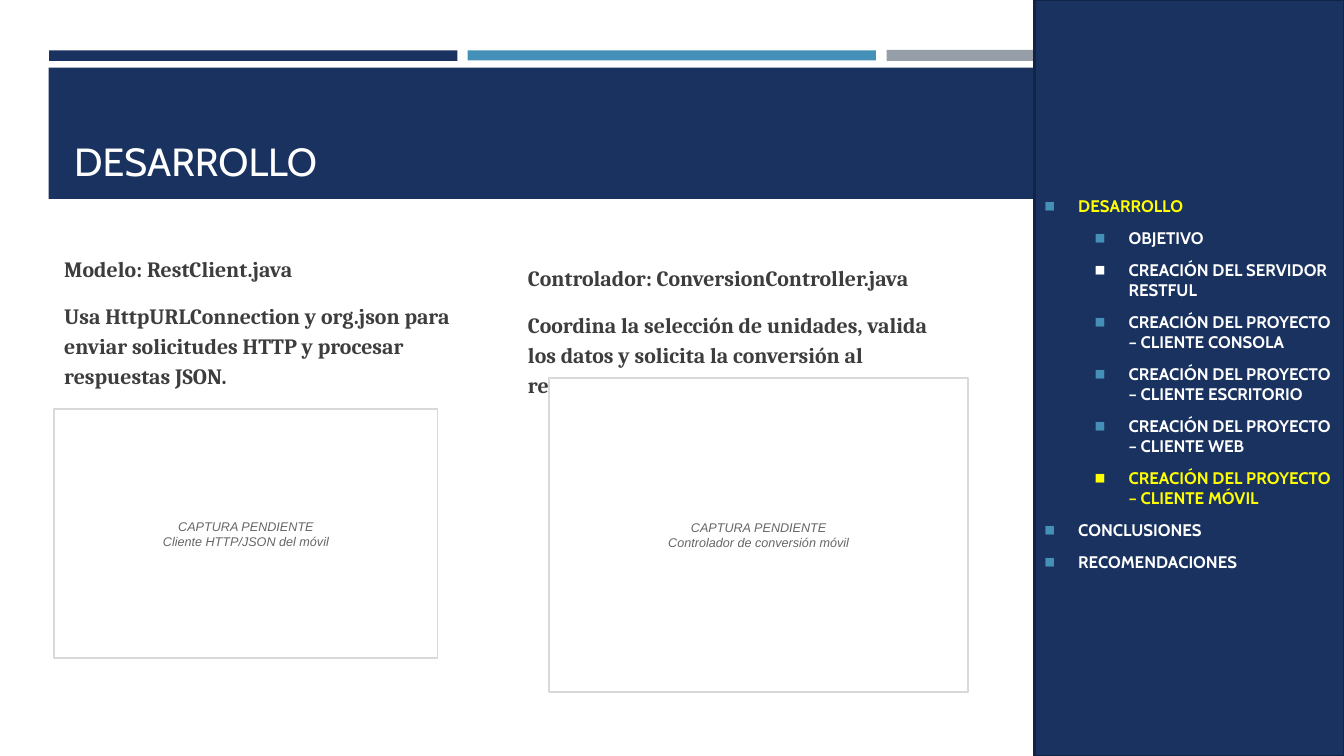
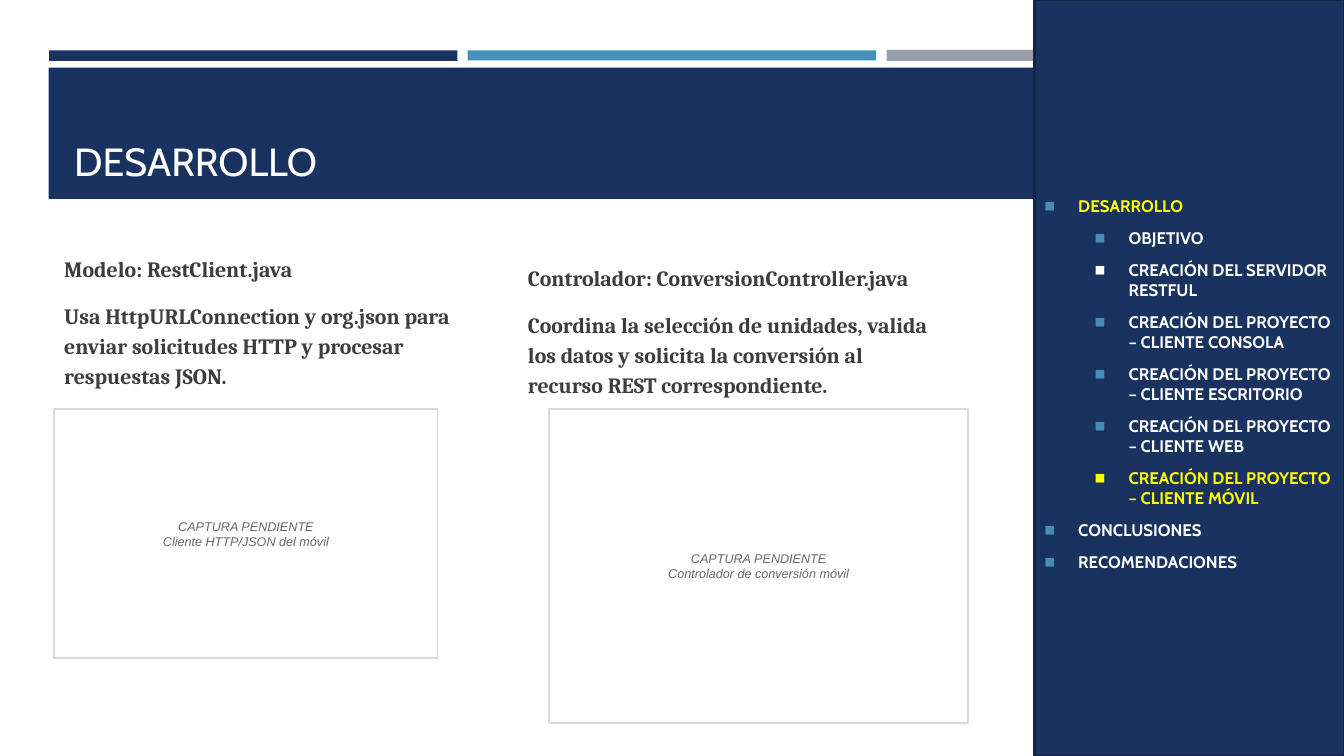
Before and after one commit to gamurigm/u1-arquitectura-documentacion-gr09, a slide deck: slide 26 of TI.1.3. PAO202651_RESTFUL_JAVA_SINBDD_NRC36884_GR09/05. DOCUMENTACION/02. MANUAL TECNICO/MANUAL_RESTFUL_JAVA_SINBDD_GR09.pptx. Drawn at 1344x756 pixels with LibreOffice and Linux fonts; fonts in the diff are those of the drawing. Boxes give left, top, right and bottom in pixels: in the first picture for what was removed or moved away, otherwise in the second. Text is boxed around its words. In the diff, an @@ line names an element or a change of style, - is before the commit and + after.

```diff
--- a/TI.1.3. PAO202651_RESTFUL_JAVA_SINBDD_NRC36884_GR09/05. DOCUMENTACION/02. MANUAL TECNICO/MANUAL_RESTFUL_JAVA_SINBDD_GR09.pptx
+++ b/TI.1.3. PAO202651_RESTFUL_JAVA_SINBDD_NRC36884_GR09/05. DOCUMENTACION/02. MANUAL TECNICO/MANUAL_RESTFUL_JAVA_SINBDD_GR09.pptx
@@ rectangle "CAPTURA PENDIENTE" moved from (x1=549, y1=378, x2=969, y2=693) to (x1=549, y1=409, x2=969, y2=724) @@
```
Also in this commit, not shown: 3 other files.
